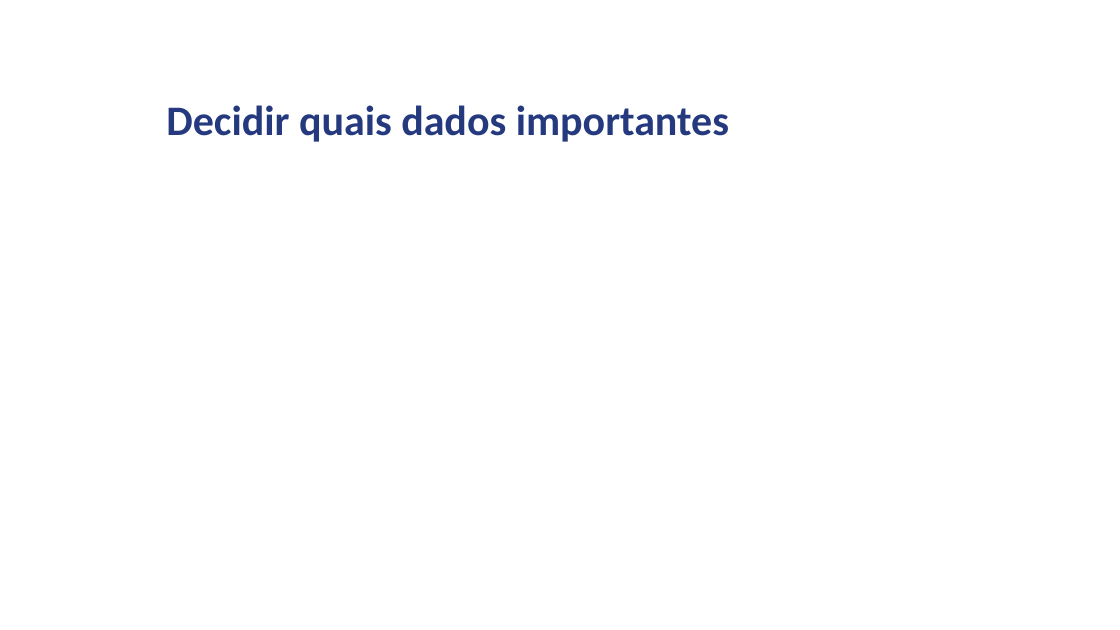
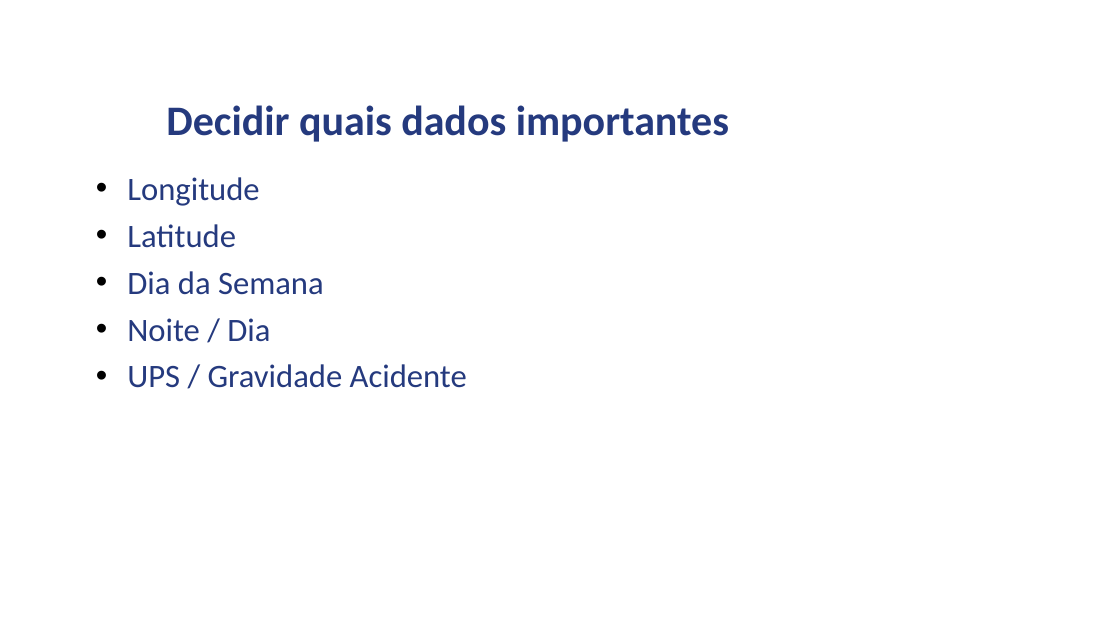
Before and after one commit to IgorCassolli/trabalho-pyspark, a slide deck: slide 11 of Apresentacao.pptx. Drawn at 1120x630 pixels with LibreOffice and Linux fonts; fonts in the diff are those of the drawing; background and template pictures are left out. Boxes give left, top, right and bottom in pixels: in the first picture for what was removed or moved away, otherwise in the second. Text is boxed around its words. In the diff, an @@ line names an element or a change of style, - is before the commit and + after.

```diff
--- a/Apresentacao.pptx
+++ b/Apresentacao.pptx
@@ text added at (127,177,467,388), 28 pt, text #253A7E @@
+• Longitude
+• Latitude
+• Dia da Semana
+• Noite / Dia
+• UPS / Gravidade Acidente
```
Also in this commit, not shown: 7 other slides changed, 4 slides added, 2 slides removed, 10 other files.
